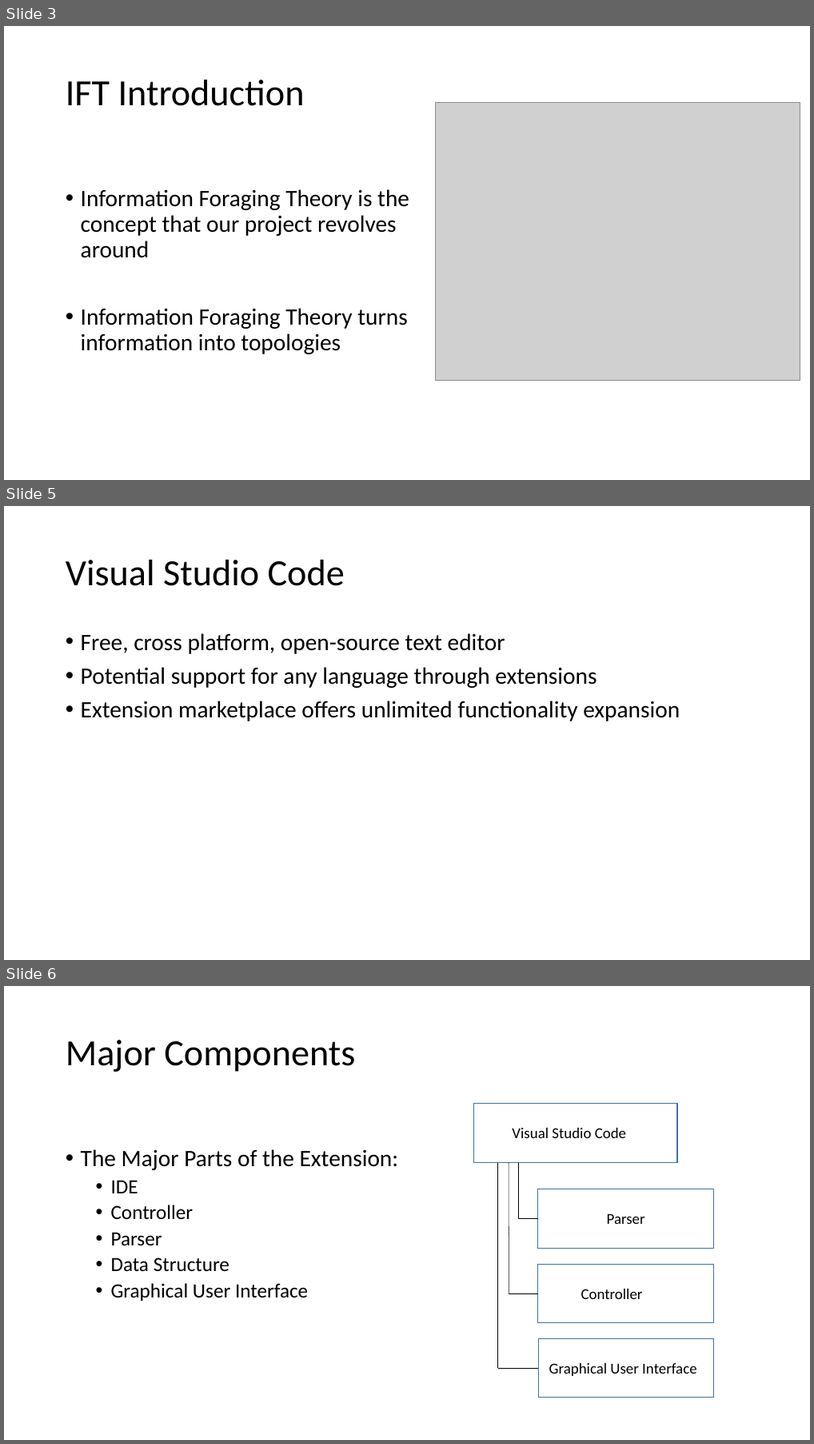
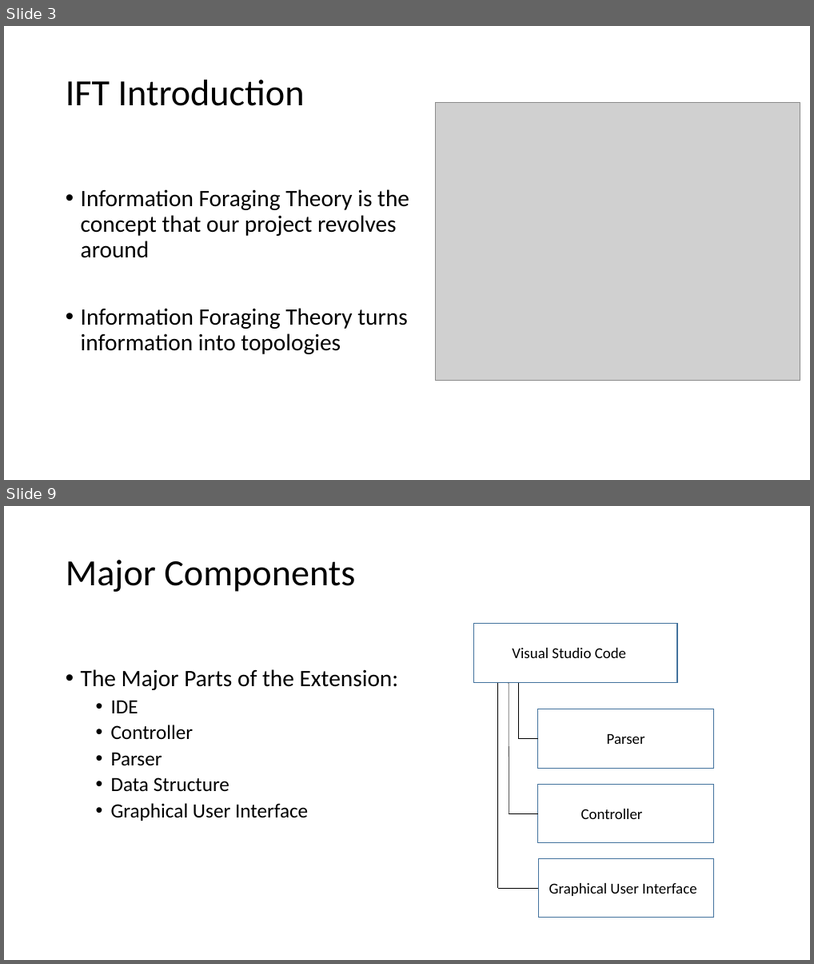
Before and after one commit to slichlyter12/Postal, a slide deck: ProgressReportEndWinter/Progress-Report-EndWinter-team38.pptx. Shown one above the other, each under a label of ours: slides 3, 5 and 6 before the commit, slides 3 and 9 after it; the slides between them are not shown. The pictures are 814x1444 and 814x964 pixels, drawn with LibreOffice and Linux fonts; fonts in the diff are those of the drawing; grey boxes stand for pictures. Boxes give left, top, right and bottom in pixels: in the first picture for what was removed or moved away, otherwise in the second. Text is boxed around its words. In the diff, an @@ line names an element or a change of style, - is before the commit and + after.

```diff
--- a/ProgressReportEndWinter/Progress-Report-EndWinter-team38.pptx
+++ b/ProgressReportEndWinter/Progress-Report-EndWinter-team38.pptx
@@ slide 5 removed at box(4, 506, 810, 960), background #FFFFFF @@
@@ title removed at box(66, 560, 345, 586) @@
-Visual Studio Code
@@ text removed at box(81, 633, 680, 721) @@
-• Free, cross platform, open-source text editor
-• Potential support for any language through extensions
-• Extension marketplace offers unlimited functionality expansion
@@ what was slide 6 is now slide 9 @@
```
Also in this commit, not shown: 5 slides changed, 8 slides added, 23 other slides removed.
